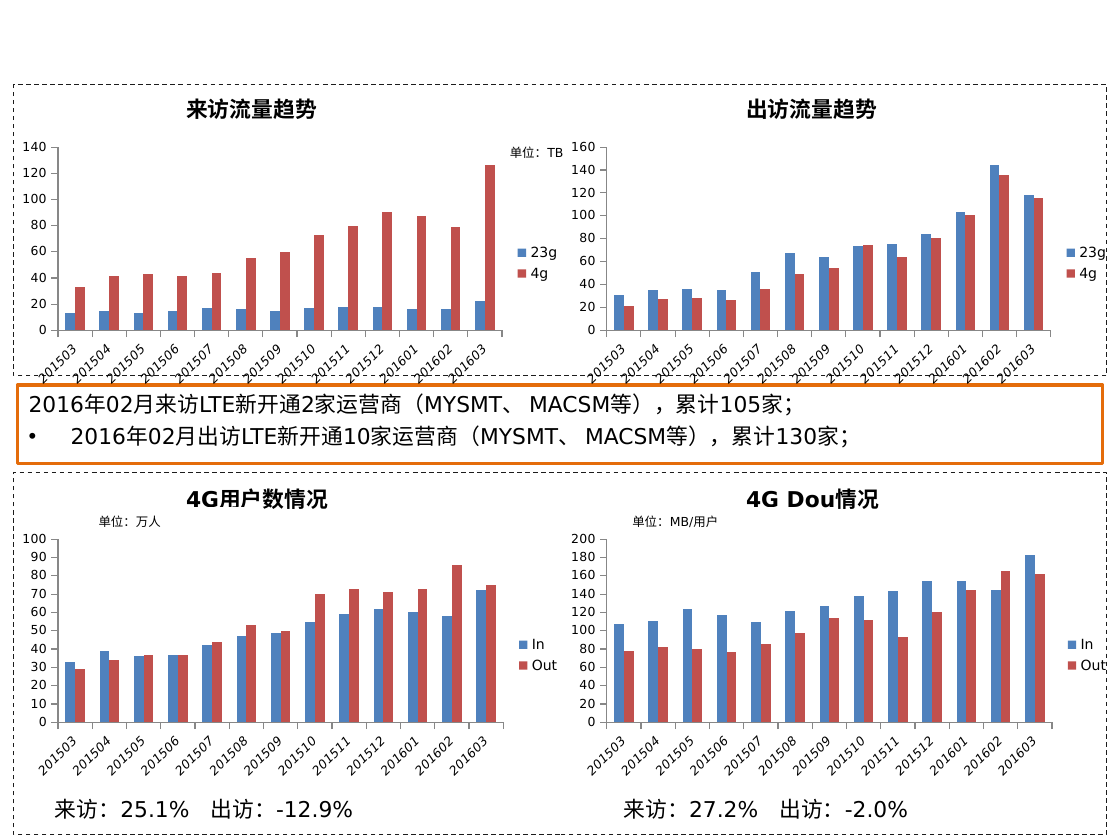
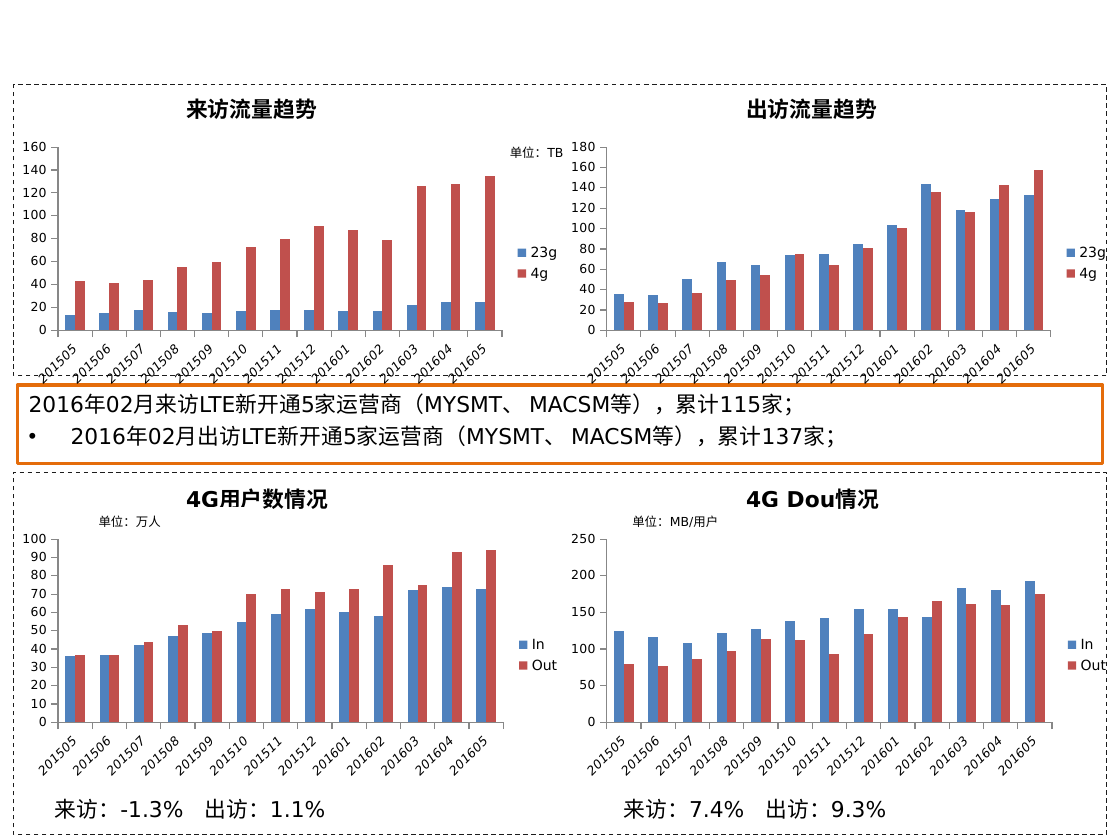
Before and after one commit to zsu13579/pptgen, a slide deck: slide 14 of report1.pptx. Drawn at 1120x840 pixels with LibreOffice and Linux fonts; fonts in the diff are those of the drawing; background and template pictures are left out. Boxes give left, top, right and bottom in pixels: in the first picture for what was removed or moved away, otherwise in the second. Text is boxed around its words. In the diff, an @@ line names an element or a change of style, - is before the commit and + after.

```diff
--- a/report1.pptx
+++ b/report1.pptx
@@ column chart at box(11, 134, 571, 392) @@
-categories: 201503, 201504, 201505, 201506, 201507, 201508, 201509, 201510, 201511, 201512, 201601, 201602, 201603
+categories: 201505, 201506, 201507, 201508, 201509, 201510, 201511, 201512, 201601, 201602, 201603, 201604, 201605
-23g: 13, 15, 14, 15, 17, 16, 15, 17, 18, 18, 17, 17, 22
+23g: 14, 15, 17, 16, 15, 17, 18, 18, 17, 17, 22, 25, 25
-4g: 33, 41, 43, 41, 44, 55, 60, 73, 80, 91, 87, 79, 126
+4g: 43, 41, 44, 55, 60, 73, 80, 91, 87, 79, 126, 128, 135
@@ column chart at box(560, 134, 1120, 392) @@
-categories: 201503, 201504, 201505, 201506, 201507, 201508, 201509, 201510, 201511, 201512, 201601, 201602, 201603
+categories: 201505, 201506, 201507, 201508, 201509, 201510, 201511, 201512, 201601, 201602, 201603, 201604, 201605
-23g: 31, 35, 36, 35, 51, 67, 64, 74, 75, 84, 104, 144, 119
+23g: 36, 35, 51, 67, 64, 74, 75, 84, 104, 144, 119, 129, 133
-4g: 21, 27, 28, 27, 36, 50, 54, 75, 64, 80, 101, 136, 116
+4g: 28, 27, 36, 50, 54, 75, 64, 80, 101, 136, 116, 142, 157
@@ text at box(29, 394, 847, 448): text changed @@
-• 2016年02月来访LTE新开通2家运营商（MYSMT、 MACSM等），累计105家； 2016年02月出访LTE新开通10家运营商（MYSMT、 MACSM等），累计130家；
+• 2016年02月来访LTE新开通5家运营商（MYSMT、 MACSM等），累计115家； 2016年02月出访LTE新开通5家运营商（MYSMT、 MACSM等），累计137家；
@@ column chart at box(11, 526, 571, 784) @@
-categories: 201503, 201504, 201505, 201506, 201507, 201508, 201509, 201510, 201511, 201512, 201601, 201602, 201603
+categories: 201505, 201506, 201507, 201508, 201509, 201510, 201511, 201512, 201601, 201602, 201603, 201604, 201605
-In: 33, 39, 36, 37, 42, 47, 49, 55, 59, 62, 60, 58, 72
+In: 36, 37, 42, 47, 49, 55, 59, 62, 60, 58, 72, 74, 73
-Out: 29, 34, 37, 37, 44, 53, 50, 70, 73, 71, 73, 86, 75
+Out: 37, 37, 44, 53, 50, 70, 73, 71, 73, 86, 75, 93, 94
@@ column chart at box(560, 526, 1120, 784) @@
-categories: 201503, 201504, 201505, 201506, 201507, 201508, 201509, 201510, 201511, 201512, 201601, 201602, 201603
+categories: 201505, 201506, 201507, 201508, 201509, 201510, 201511, 201512, 201601, 201602, 201603, 201604, 201605
-In: 107, 111, 124, 117, 109, 122, 127, 138, 143, 154, 154, 144, 183
+In: 124, 117, 109, 122, 127, 138, 143, 154, 154, 144, 183, 180, 193
-Out: 78, 82, 80, 77, 86, 98, 114, 112, 93, 120, 144, 165, 162
+Out: 80, 77, 86, 98, 114, 112, 93, 120, 144, 165, 162, 160, 175
@@ text at box(55, 798, 325, 819): text changed @@
-来访：25.1% 出访：-12.9%
+来访：-1.3% 出访：1.1%
@@ text at box(624, 798, 886, 819): text changed @@
-来访：27.2% 出访：-2.0%
+来访：7.4% 出访：9.3%
```
Also in this commit, not shown: 13 other slides changed, 5 other files.
